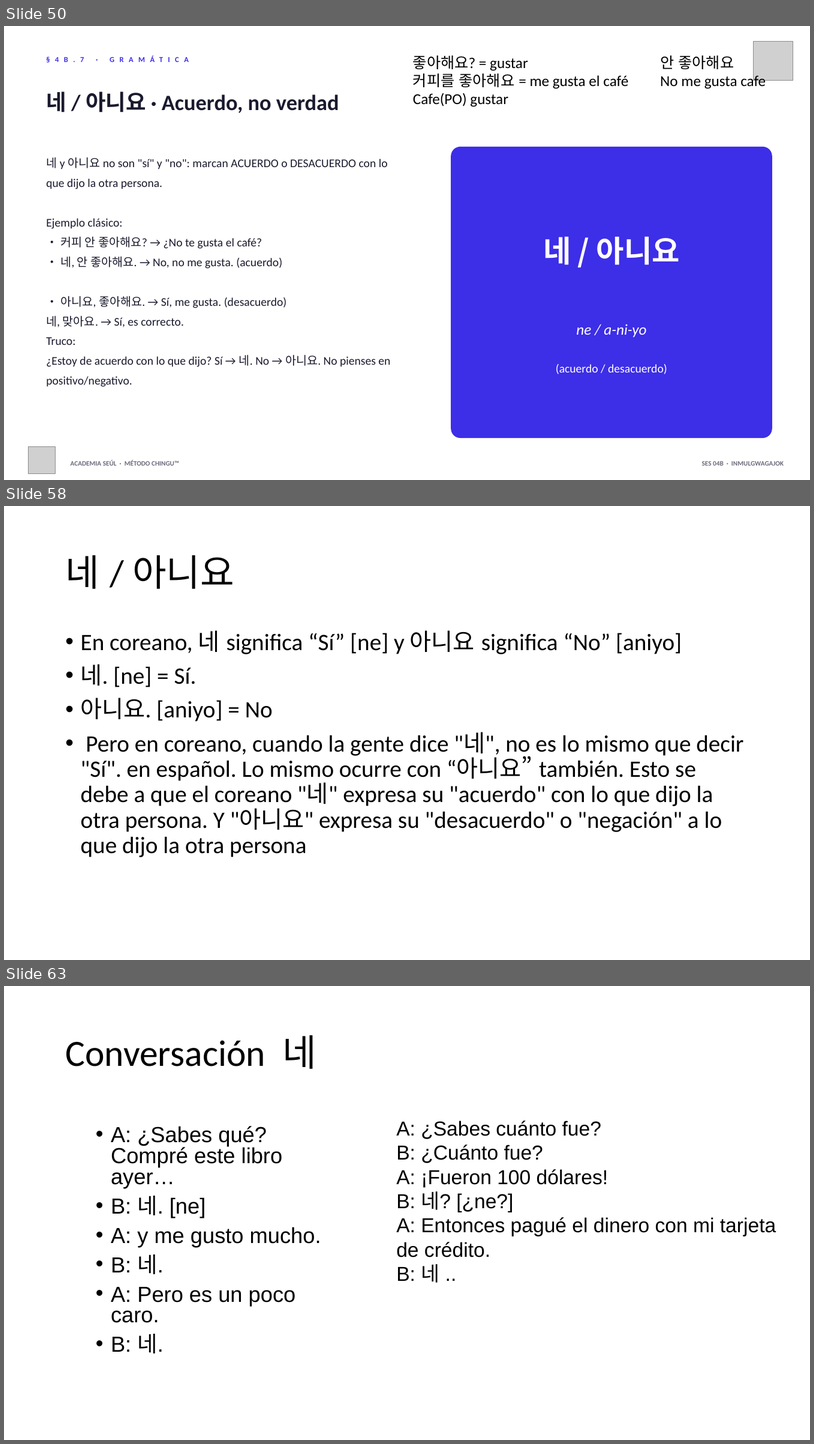
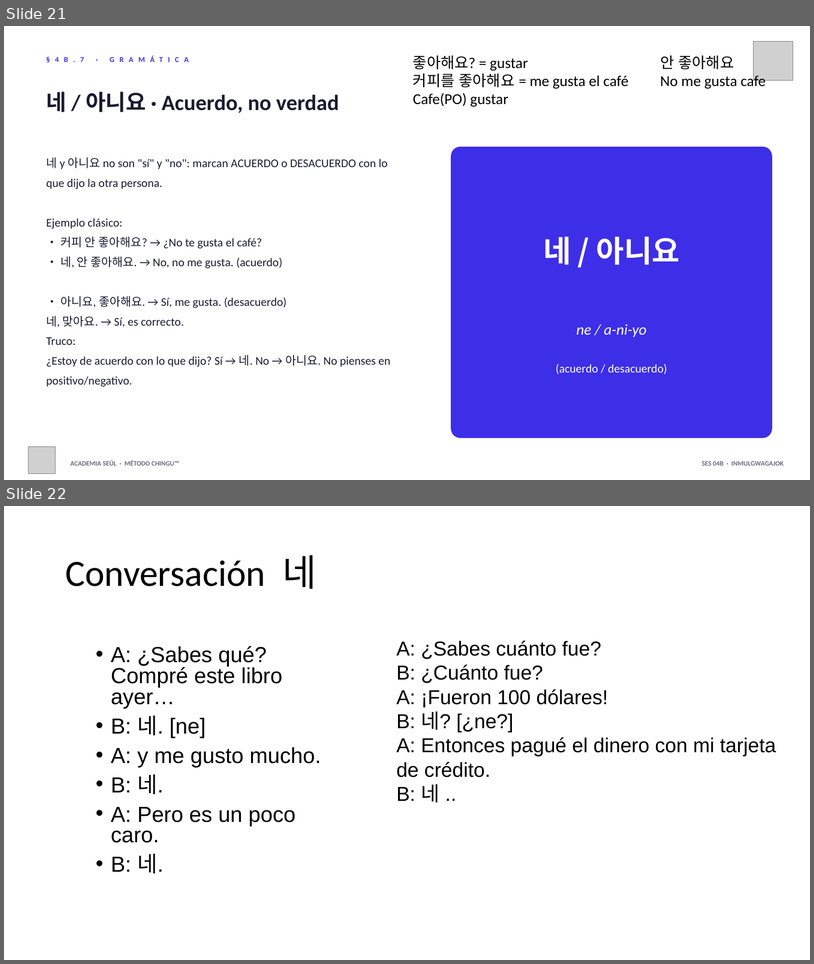
Before and after one commit to academiaseul/ACADEMIASEULWEB, a slide deck: A1_Nivel_1/04_Vida_Diaria/Sesion_04b_Personas_Familia.pptx. Shown one above the other, each under a label of ours: slides 50, 58 and 63 before the commit, slides 21 and 22 after it; the slides between them are not shown. The pictures are 814x1444 and 814x964 pixels, drawn with LibreOffice and Linux fonts; fonts in the diff are those of the drawing; grey boxes stand for pictures. Boxes give left, top, right and bottom in pixels: in the first picture for what was removed or moved away, otherwise in the second. Text is boxed around its words. In the diff, an @@ line names an element or a change of style, - is before the commit and + after.

```diff
--- a/A1_Nivel_1/04_Vida_Diaria/Sesion_04b_Personas_Familia.pptx
+++ b/A1_Nivel_1/04_Vida_Diaria/Sesion_04b_Personas_Familia.pptx
@@ slide 58 removed at [4, 506, 810, 960], background #FFFFFF @@
@@ title removed at [65, 555, 234, 589] @@
-네 / 아니요
@@ text removed at [81, 630, 744, 857] @@
-• En coreano, 네 significa “Sí” [ne] y 아니요 significa “No” [aniyo]
-• 네. [ne] = Sí.
-• 아니요. [aniyo] = No
-• Pero en coreano, cuando la gente dice "네", no es lo mismo que decir "Sí". en español. Lo mismo ocurre con “아니요” también. Esto se debe a que el coreano "네" expresa su "acuerdo" con lo que dijo la otra persona. Y "아니요" expresa su "desacuerdo" o "negación" a lo que dijo la otra persona
@@ what was slide 50 is now slide 21 @@
@@ what was slide 63 is now slide 22 @@
```
Also in this commit, not shown: 5 slides changed, 3 slides added, 48 other slides removed, 20 other files.
